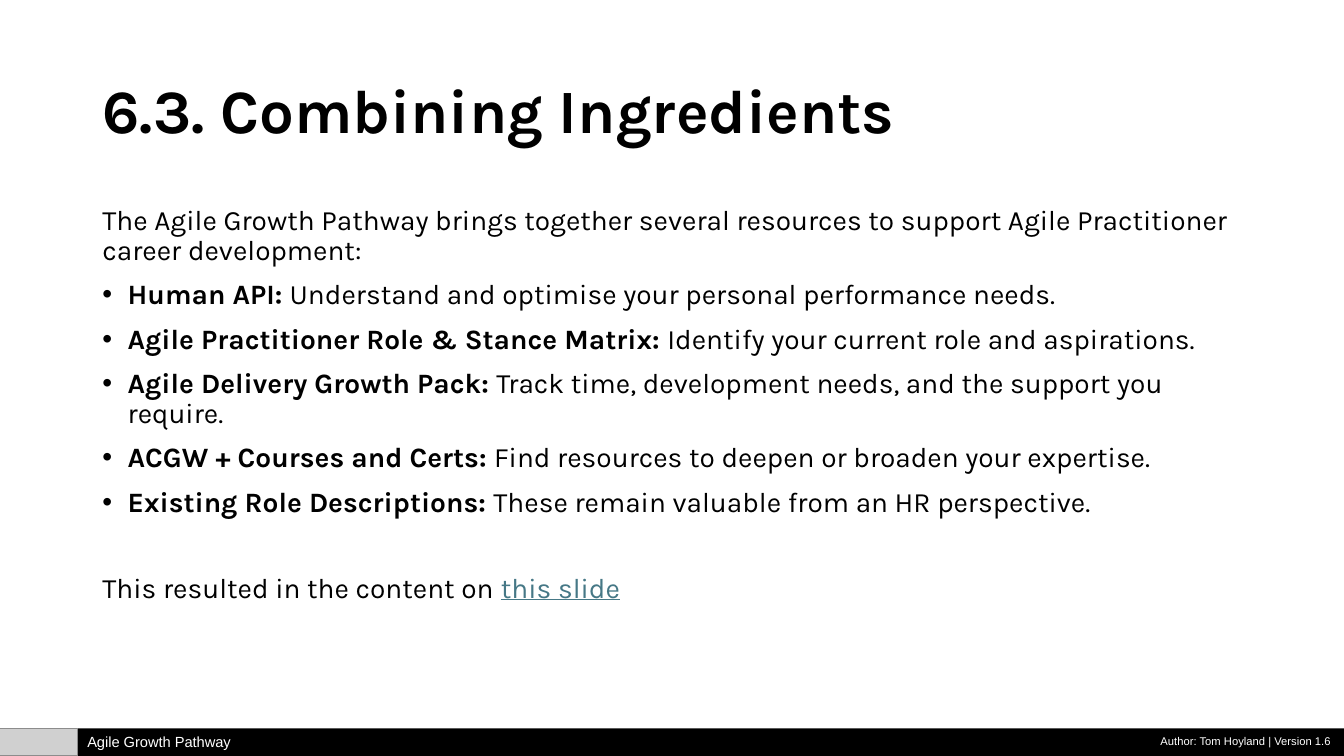
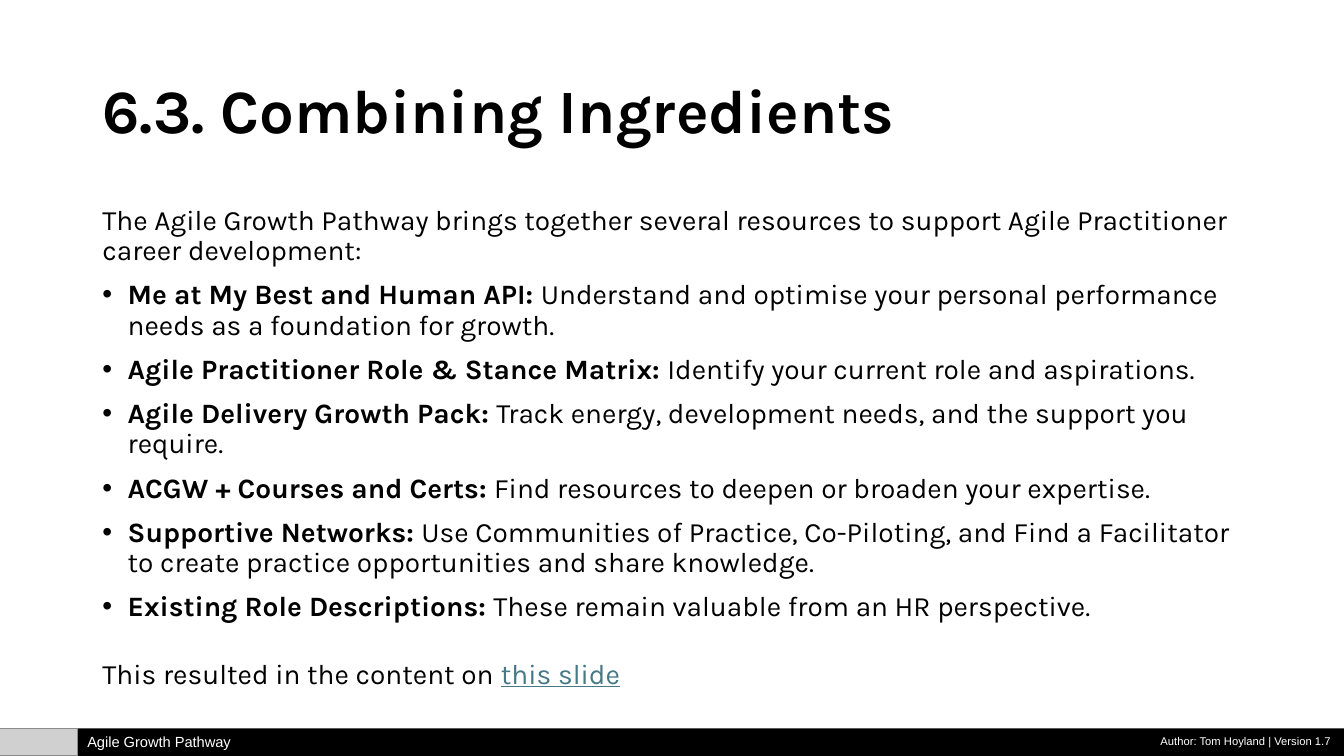
Before and after one commit to tomhoyland/agile-growth-pathway, a slide deck: slide 16 of Agile-Growth-Pathway.pptx. Drawn at 1344x756 pixels with LibreOffice and Linux fonts; fonts in the diff are those of the drawing; grey boxes stand for pictures. Boxes give left, top, right and bottom in pixels: in the first picture for what was removed or moved away, otherwise in the second. Text is boxed around its words. In the diff, an @@ line names an element or a change of style, - is before the commit and + after.

```diff
--- a/Agile-Growth-Pathway.pptx
+++ b/Agile-Growth-Pathway.pptx
@@ text at <box>128,284,1217,342</box>: text changed @@
-• Human API: Understand and optimise your personal performance needs.
+• Me at My Best and Human API: Understand and optimise your personal performance needs as a foundation for growth.
@@ text at <box>128,403,1187,460</box>: text changed @@
-• Agile Delivery Growth Pack: Track time, development needs, and the support you require.
+• Agile Delivery Growth Pack: Track energy, development needs, and the support you require.
@@ text at <box>128,522,1229,579</box>: paragraph added @@
+• Supportive Networks: Use Communities of Practice, Co-Piloting, and Find a Facilitator to create practice opportunities and share knowledge.
@@ text at <box>1160,737,1331,748</box>: text changed @@
-Author: Tom Hoyland | Version 1.6
+Author: Tom Hoyland | Version 1.7
```
Also in this commit, not shown: 15 other slides changed, 1 other file.
